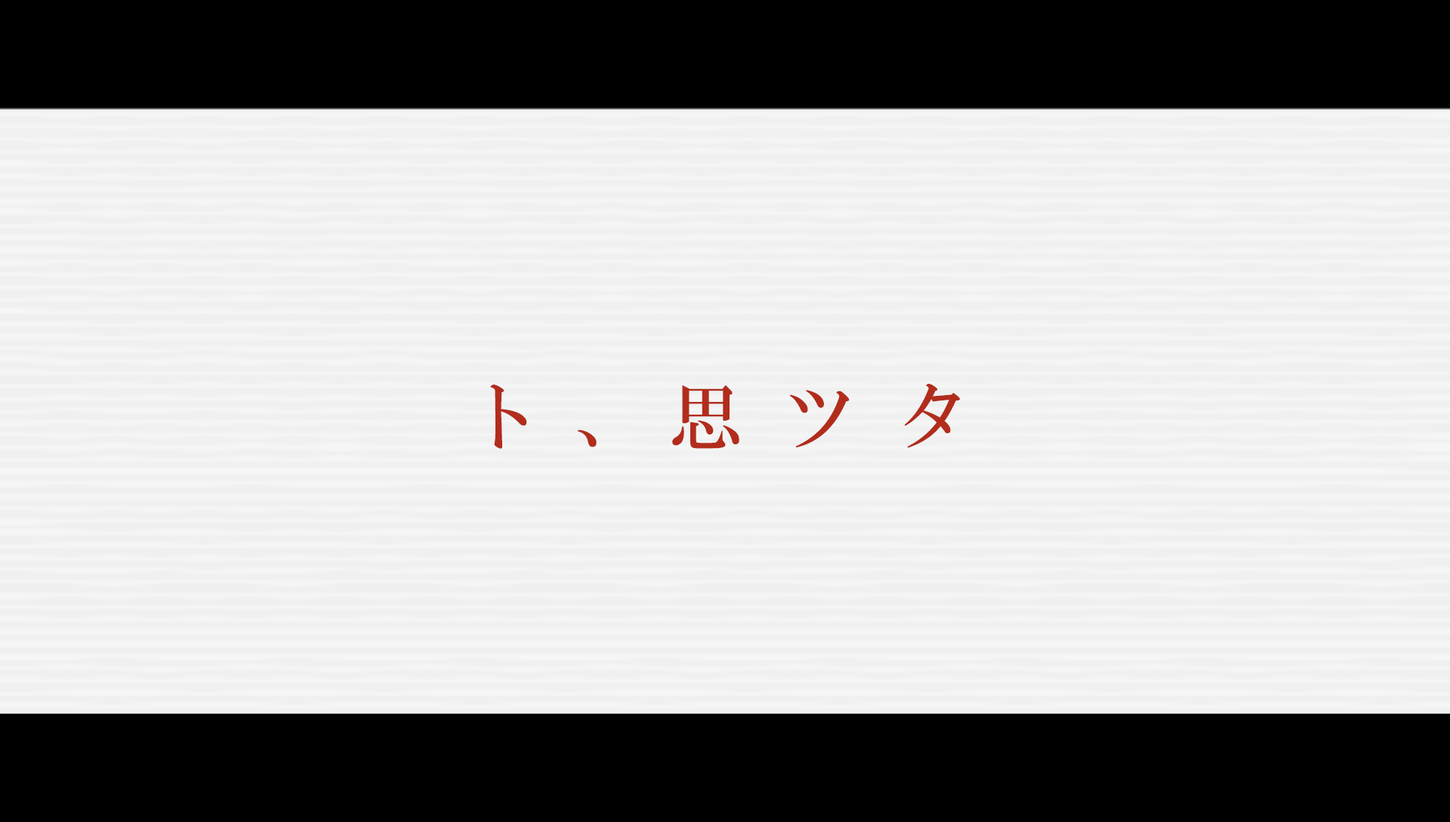
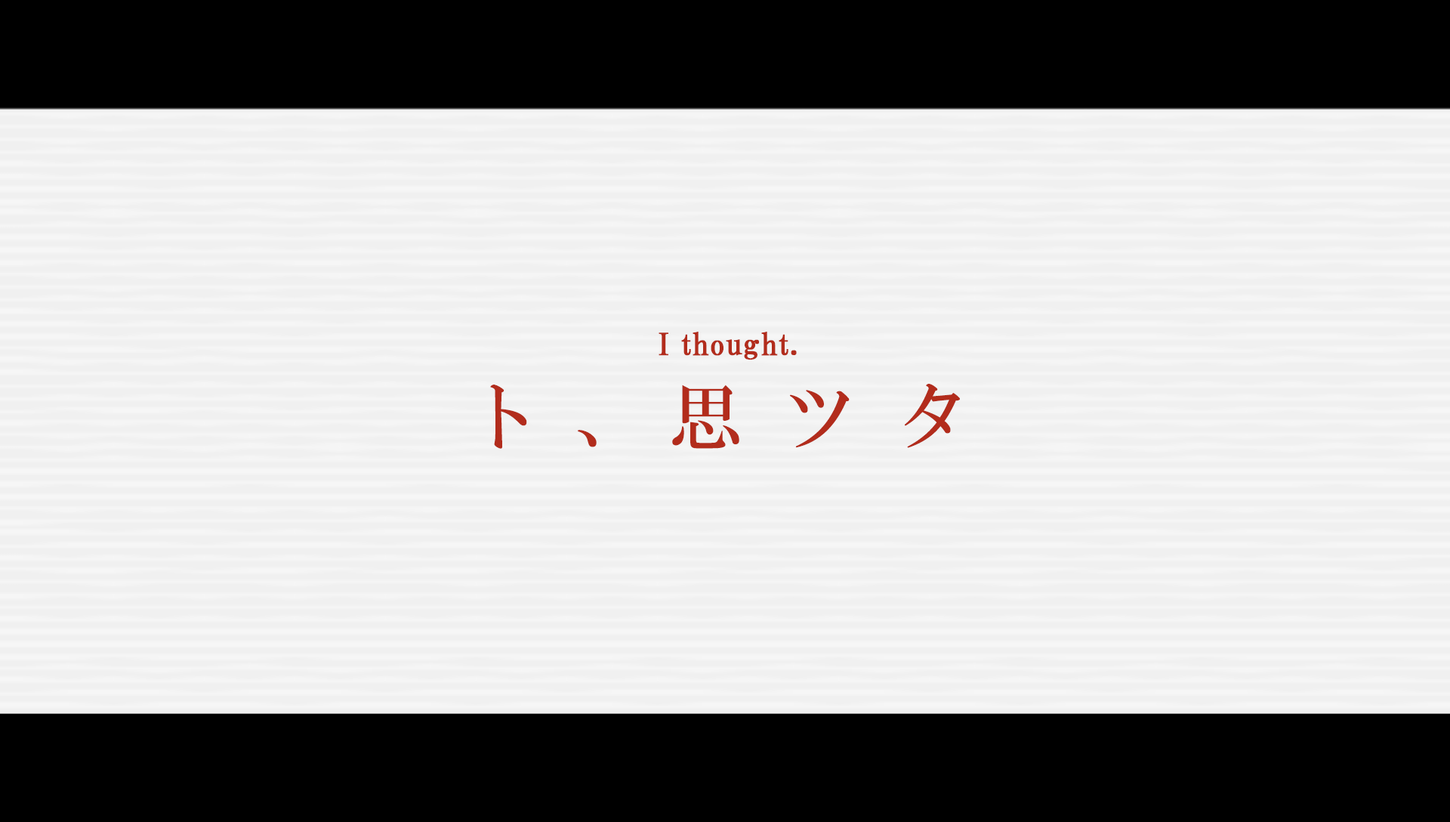
Before/after of a 1450px x 822px layered artwork. What changed in the layer stack:
added layer "I thought." above "ト、思ツタ" over [658,331,797,360]
